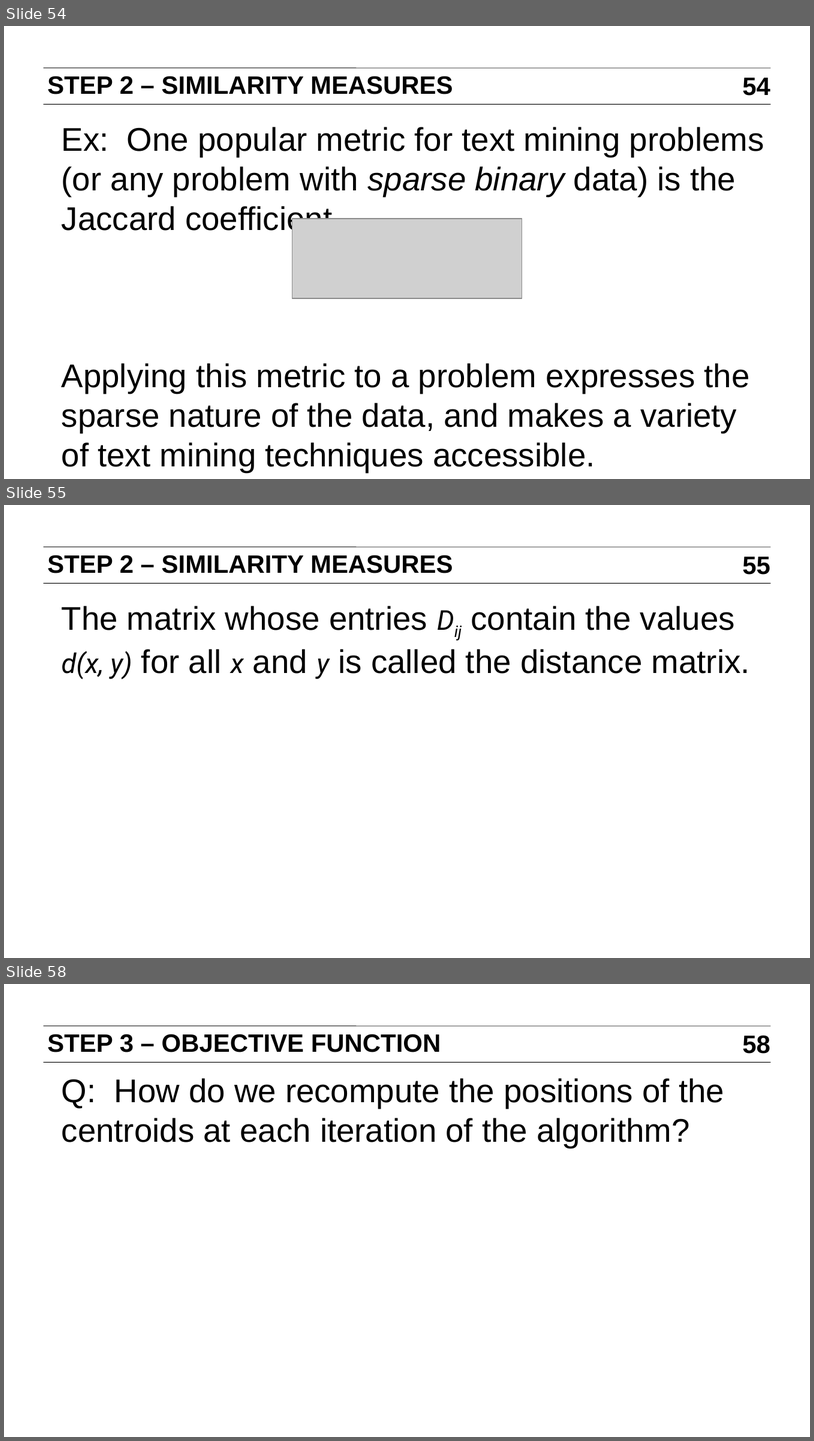
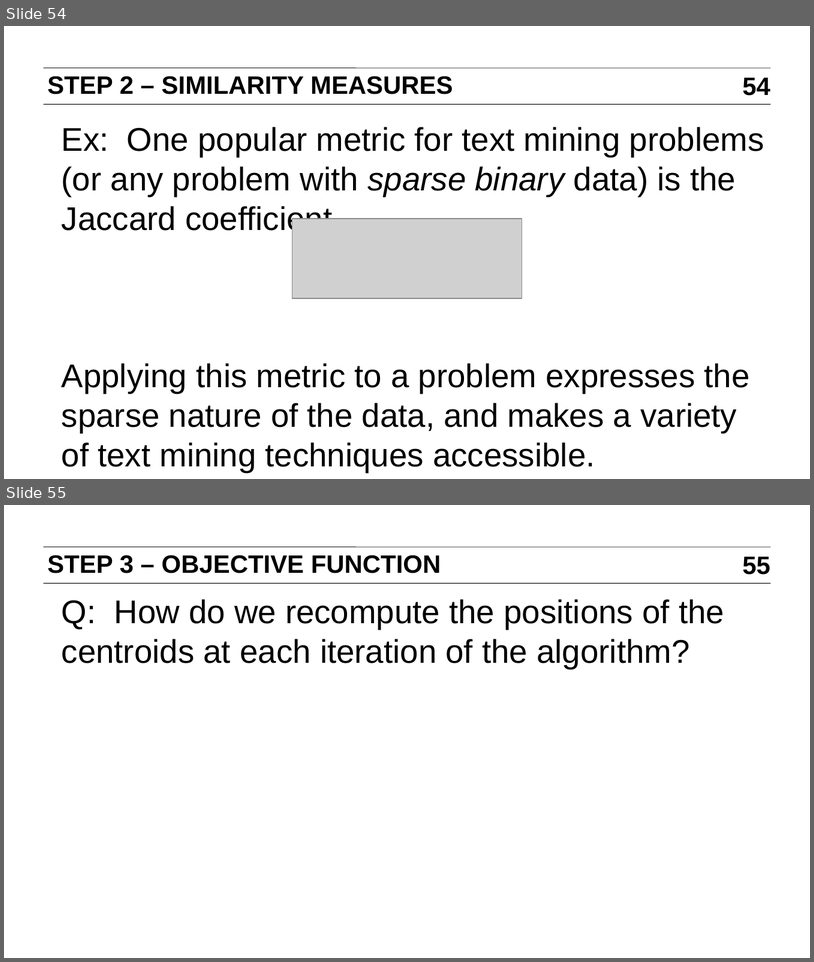
Before and after one commit to ajschumacher/gadsdc, a slide deck: 18-clustering/slides.pptx. Shown one above the other, each under a label of ours: slides 54, 55 and 58 before the commit, slides 54 and 55 after it; the slides between them are not shown. The pictures are 814x1441 and 814x962 pixels, drawn with LibreOffice and Linux fonts; fonts in the diff are those of the drawing; grey boxes stand for pictures. Boxes give left, top, right and bottom in pixels: in the first picture for what was removed or moved away, otherwise in the second. Text is boxed around its words. In the diff, an @@ line names an element or a change of style, - is before the commit and + after.

```diff
--- a/18-clustering/slides.pptx
+++ b/18-clustering/slides.pptx
@@ slide 55 removed at (4, 505, 810, 958), background #FFFFFF; not listed: 2 template elements that a slide beside it also shows @@
@@ text removed at (47, 555, 453, 573) @@
-STEP 2 – SIMILARITY MEASURES
@@ page number removed at (743, 557, 771, 575) @@
-55
@@ text removed at (62, 606, 750, 679) @@
-The matrix whose entries Dij contain the values d(x, y) for all x and y is called the distance matrix.
@@ what was slide 58 is now slide 55 @@
@@ page number at (743, 557, 771, 575): text changed @@
-58
+55
```
Also in this commit, not shown: 2 other slides removed, 1 other file.
